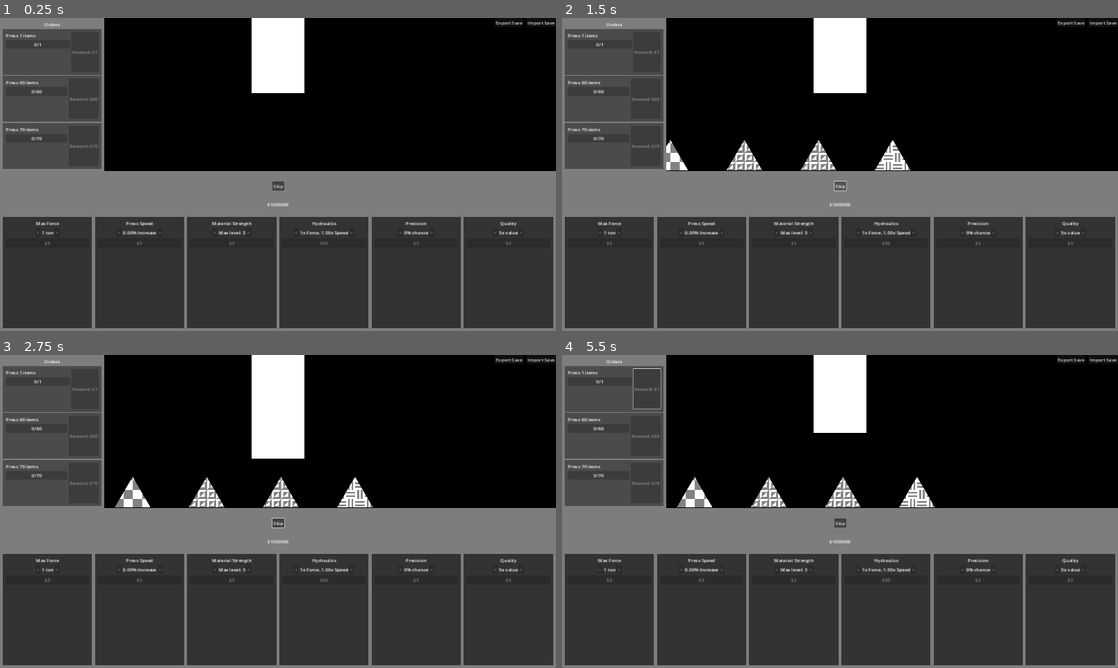
Above: before the commit, frames 1-4 (two rows, left to right).
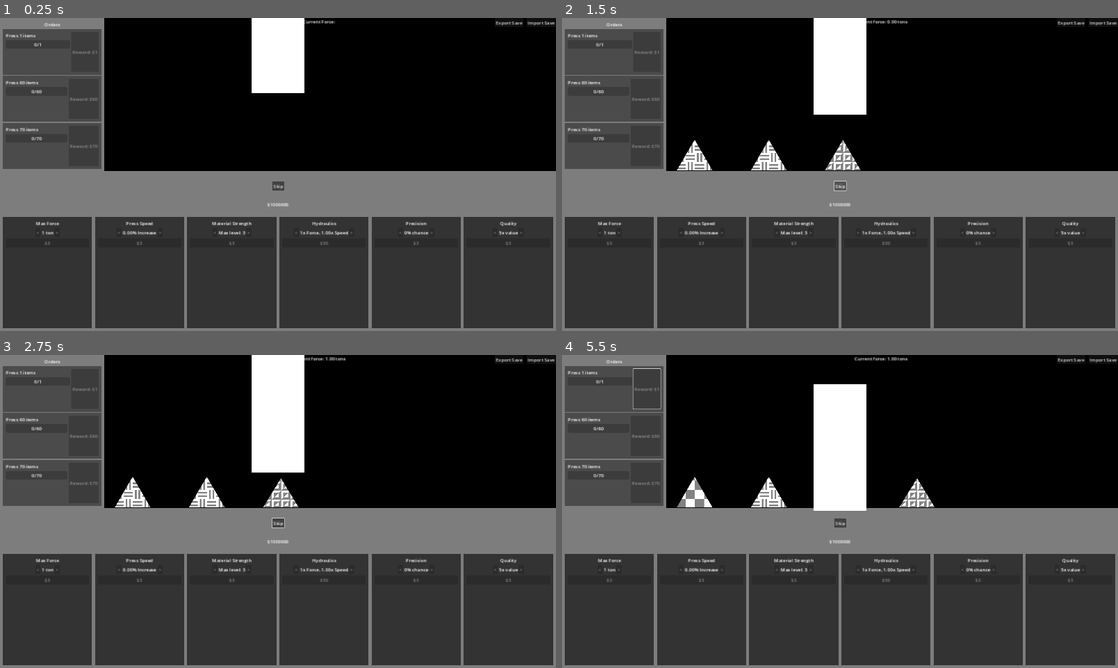
Above: after the commit, the same moments.

Repository: miyo6032/HydraulicPressIncremental
Game: Godot game, scene res://1_main.tscn
The game is run twice, just before and just after one commit, with the same random seed, the same clock (stepped at 60 frames per second) and the same inputs.
Inputs (mouse positions are in pixels of both pictures, inside the frame that each line leads up to):
- Up to frame 1 (0.25 s): no input
- Up to frame 2 (1.5 s): click "Skip" at 0.5 s; click "Skip" at 1.25 s
- Up to frame 3 (2.75 s): tap Enter at 2 s; move the mouse to (400, 495) at 2.02 s; hold Up (ui_up) from 2.03 s (still down); tap Tab at 2.1 s; click (400, 495) at 2.17 s
- Up to frame 4 (5.5 s): release Up (ui_up) at 2.75 s; click "Export Save" at 2.75 s; click "Import Save" at 3.5 s; drag from (728, 527) to (812, 574) at 4.27 s; move the mouse to (895, 442) at 5.02 s; hold Up (ui_up) from 5.03 s (still down); tap Tab at 5.1 s

The runs differ from the first frame. In frame 1, less than 0.1% of the frame differs, in the area x 54-61%, y 0-2%; in frame 2, 2.7%; in frame 3, 1.2%; in frame 4, 3.6%, in the area x 34-67%, y 0-50%.
Error in both runs: Invalid access to property or key 'input' on a base object of type 'null instance'. (res://Main.gd:95)

Commit message:
make material crushing more realistic

Diff:
--- a/1_main.tscn
+++ b/1_main.tscn
@@ -12,6 +12,7 @@
 [ext_resource type="Resource" uid="uid://5q2kvb77tv84" path="res://data/order_list.tres" id="7_hs1cp"]
 [ext_resource type="Resource" uid="uid://bv8od311mhd3g" path="res://data/upgrades/material_upgrade.tres" id="7_kusu8"]
 [ext_resource type="Script" path="res://SkipButton.gd" id="12_jbefe"]
+[ext_resource type="Script" path="res://ForceLabel.gd" id="13_ldfvq"]
 
 [node name="Main" type="Node"]
 script = ExtResource("1_kxjkt")
@@ -137,5 +138,17 @@
 text = "Skip"
 script = ExtResource("12_jbefe")
 
+[node name="ForceLabel" type="Label" parent="Control"]
+layout_mode = 1
+anchors_preset = 5
+anchor_left = 0.5
+anchor_right = 0.5
+offset_left = 121.0
+offset_right = 161.0
+offset_bottom = 23.0
+grow_horizontal = 2
+text = "Current Force:"
+script = ExtResource("13_ldfvq")
+
 [connection signal="pressed" from="Control/ExportSaveButton" to="." method="_on_export_save_button_pressed"]
 [connection signal="pressed" from="Control/ImportSaveButton" to="." method="_on_import_save_button_pressed"]
--- a/2_simulation.tscn
+++ b/2_simulation.tscn
@@ -1,13 +1,12 @@
-[gd_scene load_steps=25 format=3 uid="uid://7t1sx0r2g2tc"]
+[gd_scene load_steps=21 format=3 uid="uid://7t1sx0r2g2tc"]
 
 [ext_resource type="Script" path="res://Conveyor.gd" id="1_fnrox"]
 [ext_resource type="Script" path="res://Simulation.gd" id="1_k081r"]
 [ext_resource type="Script" path="res://Press.gd" id="1_kar5x"]
 [ext_resource type="PackedScene" uid="uid://dk1w6rtkd0p2o" path="res://crushable.tscn" id="2_eh6tc"]
-[ext_resource type="Script" path="res://CrushablePattern.gd" id="5_cpkcm"]
-[ext_resource type="Texture2D" uid="uid://dyrrngxcnttou" path="res://art/Checker.png" id="6_y61mw"]
-[ext_resource type="Texture2D" uid="uid://byuhclle15cy2" path="res://art/Lines.png" id="7_xwgti"]
-[ext_resource type="Texture2D" uid="uid://cvi3ehyrxwnn8" path="res://art/Bevel.png" id="8_bueir"]
+[ext_resource type="Resource" uid="uid://do6f1sncgx8dv" path="res://data/patterns/checker.tres" id="5_ys7td"]
+[ext_resource type="Resource" uid="uid://dvhr8tuvqttov" path="res://data/patterns/bevel.tres" id="6_85hpk"]
+[ext_resource type="Resource" uid="uid://dfs7lgi64btb6" path="res://data/patterns/line.tres" id="7_p7nga"]
 [ext_resource type="Script" path="res://CrushableShape.gd" id="9_5gtaw"]
 [ext_resource type="Texture2D" uid="uid://umar7bjgnmoo" path="res://art/Triangle.png" id="10_8sv0j"]
 [ext_resource type="Texture2D" uid="uid://bua5a4yenkjlb" path="res://art/Square.png" id="11_swhhv"]
@@ -26,21 +25,6 @@
 
 [sub_resource type="GradientTexture1D" id="GradientTexture1D_ntg4k"]
 gradient = SubResource("Gradient_fp0e2")
-
-[sub_resource type="Resource" id="Resource_j61hl"]
-script = ExtResource("5_cpkcm")
-value_multiplier = 0.5
-texture = ExtResource("6_y61mw")
-
-[sub_resource type="Resource" id="Resource_2g5bf"]
-script = ExtResource("5_cpkcm")
-value_multiplier = 1.0
-texture = ExtResource("7_xwgti")
-
-[sub_resource type="Resource" id="Resource_djm1n"]
-script = ExtResource("5_cpkcm")
-value_multiplier = 2.0
-texture = ExtResource("8_bueir")
 
 [sub_resource type="Resource" id="Resource_5jjee"]
 script = ExtResource("9_5gtaw")
@@ -78,6 +62,7 @@
 [node name="Visual" type="Node2D" parent="Press"]
 
 [node name="Sprite2D" type="Sprite2D" parent="Press/Visual"]
+z_index = 1
 position = Vector2(0, -222)
 scale = Vector2(0.710937, 437)
 texture = SubResource("GradientTexture1D_ntg4k")
@@ -94,7 +79,7 @@
 crushable_scene = ExtResource("2_eh6tc")
 crushable_spawn = NodePath("CrushableSpawn")
 move_offset = Vector2(256, 0)
-pattern = Array[ExtResource("5_cpkcm")]([SubResource("Resource_j61hl"), SubResource("Resource_2g5bf"), SubResource("Resource_djm1n")])
+pattern = Array[Resource("res://CrushablePattern.gd")]([ExtResource("5_ys7td"), ExtResource("6_85hpk"), ExtResource("7_p7nga")])
 shapes = Array[ExtResource("9_5gtaw")]([SubResource("Resource_5jjee"), SubResource("Resource_3er6u"), SubResource("Resource_7io18")])
 
 [node name="Sprite2D" type="Sprite2D" parent="Conveyor"]
--- a/Crushable.gd
+++ b/Crushable.gd
@@ -4,17 +4,25 @@
 
 var is_crushed = false
 var crush_modifiers
-var strength = 1
+var value = 1
+var crushable_pattern
+var crushable_shape
 
 func update_crush(size):
     scale.y = clamp(size / sprite.texture.get_height(), 0.1, 1)
 
+func get_current_resistance(progress):
+    return crushable_pattern.get_resistance(progress) * crushable_shape.value_multiplier
+
+func calc_crush_progress(distance_from_bottom):
+    return 1 - clamp(distance_from_bottom / sprite.texture.get_height(), 0.0, 1)
+
 func get_value():
     if is_crushed:
         if crush_modifiers.is_quality:
-            return strength * crush_modifiers.value_multiplier
+            return value * crush_modifiers.value_multiplier
         else:
-            return strength
+            return value
     return 0
 
 func set_crushed(modifiers):
@@ -28,7 +36,9 @@
         sprite.modulate = Color.from_hsv(lerpValue, 0.5, 1.0)
 
 func init(shape, pattern):
-    strength = shape.value_multiplier * pattern.value_multiplier
+    crushable_pattern = pattern
+    crushable_shape = shape
+    value = shape.value_multiplier * pattern.value_multiplier
     sprite.texture = shape.texture
     var material: ShaderMaterial = sprite.material
     material.set_shader_parameter("MainTex", pattern.texture)
--- a/CrushablePattern.gd
+++ b/CrushablePattern.gd
@@ -4,3 +4,7 @@
 
 @export var value_multiplier: float
 @export var texture: Texture2D
+@export var curve: Curve
+
+func get_resistance(progress: float):
+    return curve.sample(progress) * value_multiplier
--- /dev/null
+++ b/CrushingStep.gd
@@ -0,0 +1,6 @@
+extends Resource
+
+class_name CrushingStep
+
+@export var curve: Curve
+@export var particles_at_beginning: bool
--- a/EventBus.gd
+++ b/EventBus.gd
@@ -4,3 +4,4 @@
 signal currency_updated(value)
 signal upgrade_level_changed(upgrade_instance)
 signal skip_crushable
+signal current_force_changed(force)
--- /dev/null
+++ b/ForceLabel.gd
@@ -0,0 +1,8 @@
+extends Label
+
+
+func _ready():
+    EventBus.current_force_changed.connect(current_force_changed)
+
+func current_force_changed(force):
+    text = "Current force: %.2f tons" % force
--- a/Press.gd
+++ b/Press.gd
@@ -51,43 +51,73 @@
         quality_value_multiplier = upgrade_value
         instance.set_upgrade_label("%.0fx value" % [upgrade_value])
 
-var crush_tween
+func crush(crushable):
+    is_crushing = true
+    current_force = 0
+    current_crushable = crushable
+
 var current_crushable
+var _current_force
+var current_force: float:
+    get:
+        return _current_force
+    set(value):
+        _current_force = value
+        EventBus.current_force_changed.emit(value)
+const force_ramp_multiplier = 0.01
+const speed_multiplier = 500
+var is_crushing
 
-func crush(crushable):
-    var failed_crush = crushable.strength > crushing_power * power_hydraulic_multiplier
+func _process(delta):
+    if not is_crushing:
+        return
+
     var time = calc_crushing_time()
-    current_crushable = crushable
-    if failed_crush:
+    var speed = speed_multiplier * delta / time
+    var crush_progress = current_crushable.calc_crush_progress(final_crushing_pos.global_position.y - (visual.global_position.y - speed))
+    if crush_progress >= 1:
+        is_crushing = false
+        complete_crush(current_crushable)
         var tween = create_tween()
-        var partial_position = (final_crushing_pos.global_position - start_crushing_pos.global_position) * 0.65 + start_crushing_pos.global_position
-        tween.tween_method(update_crush.bind(crushable), start_crushing_pos.global_position, partial_position, time)
-        tween.tween_method(update_crush.bind(crushable), partial_position, start_crushing_pos.global_position, time)
+        tween.tween_callback(func(): current_force = 0).set_delay(time * 0.5)
+        tween.tween_property(visual, "global_position", start_crushing_pos.global_position, time)
         tween.tween_callback(func(): crush_finished.emit())
-        crush_tween = tween
+    if crush_progress > 0:
+        var resistance = current_crushable.get_current_resistance(crush_progress)
+        if resistance > current_force:
+            if current_force >= crushing_power:
+                is_crushing = false
+                var partial_time = (final_crushing_pos.global_position.y - visual.global_position.y) / (final_crushing_pos.global_position.y - start_crushing_pos.global_position.y)
+                var tween = create_tween()
+                tween.tween_callback(func(): current_force = 0).set_delay(time * 0.5)
+                tween.tween_property(visual, "global_position", start_crushing_pos.global_position, partial_time)
+                tween.tween_callback(func(): crush_finished.emit())
+            else:
+                current_force = clampf(current_force + speed * force_ramp_multiplier * crushing_power, 0, crushing_power)
+        else:
+            move_press_down(speed)
     else:
-        var tween = create_tween()
-        tween.tween_method(update_crush.bind(crushable), start_crushing_pos.global_position, final_crushing_pos.global_position, time)
-        tween.tween_property(visual, "global_position", start_crushing_pos.global_position, time).set_delay(time * 0.5)
-        tween.tween_callback(complete_crush.bind(crushable))
-        crush_tween = tween
+        move_press_down(speed)
+
+func move_press_down(movement):
+    visual.global_position.y += movement
+    update_crush(current_crushable)
 
 func skip_crushable():
-    if crush_tween:
-        crush_tween.kill()
-        update_crush(start_crushing_pos.global_position, current_crushable)
-        crush_finished.emit()
-        crush_tween = null
+    pass
+    #if crush_tween:
+        #crush_tween.kill()
+        #update_crush(start_crushing_pos.global_position, current_crushable)
+        #crush_finished.emit()
+        #crush_tween = null
 
 func complete_crush(crushable):
     var crush_modifiers = CrushModifiers.new()
     crush_modifiers.is_quality = quality_press_chance > randf_range(0, 1.0)
     crush_modifiers.value_multiplier = quality_value_multiplier
     crushable.set_crushed(crush_modifiers)
-    crush_finished.emit()
 
-func update_crush(pos, crushable):
-    visual.global_position = pos
+func update_crush(crushable):
     crushable.update_crush(final_crushing_pos.global_position.y - visual.global_position.y)
 
 func calc_crushing_time():
--- /dev/null
+++ b/data/patterns/bevel.tres
@@ -0,0 +1,14 @@
+[gd_resource type="Resource" script_class="CrushablePattern" load_steps=4 format=3 uid="uid://dvhr8tuvqttov"]
+
+[ext_resource type="Script" path="res://CrushablePattern.gd" id="1_qyh4g"]
+[ext_resource type="Texture2D" uid="uid://cvi3ehyrxwnn8" path="res://art/Bevel.png" id="2_nvtn5"]
+
+[sub_resource type="Curve" id="Curve_1l3lx"]
+_data = [Vector2(0, 0.787895), 0.0, 0.0, 0, 0, Vector2(1, 0.979474), 0.559532, 0.0, 0, 0]
+point_count = 2
+
+[resource]
+script = ExtResource("1_qyh4g")
+value_multiplier = 2.0
+texture = ExtResource("2_nvtn5")
+curve = SubResource("Curve_1l3lx")
--- /dev/null
+++ b/data/patterns/checker.tres
@@ -0,0 +1,14 @@
+[gd_resource type="Resource" script_class="CrushablePattern" load_steps=4 format=3 uid="uid://do6f1sncgx8dv"]
+
+[ext_resource type="Script" path="res://CrushablePattern.gd" id="1_cxs4w"]
+[ext_resource type="Texture2D" uid="uid://dyrrngxcnttou" path="res://art/Checker.png" id="2_wa58e"]
+
+[sub_resource type="Curve" id="Curve_ld2hm"]
+_data = [Vector2(0, 0.504573), 0.0, 0.0, 0, 0, Vector2(1, 1), 1.07012, 0.0, 0, 0]
+point_count = 2
+
+[resource]
+script = ExtResource("1_cxs4w")
+value_multiplier = 0.5
+texture = ExtResource("2_wa58e")
+curve = SubResource("Curve_ld2hm")
--- /dev/null
+++ b/data/patterns/line.tres
@@ -0,0 +1,14 @@
+[gd_resource type="Resource" script_class="CrushablePattern" load_steps=4 format=3 uid="uid://dfs7lgi64btb6"]
+
+[ext_resource type="Script" path="res://CrushablePattern.gd" id="1_tloxp"]
+[ext_resource type="Texture2D" uid="uid://byuhclle15cy2" path="res://art/Lines.png" id="2_n2t24"]
+
+[sub_resource type="Curve" id="Curve_wuqqo"]
+_data = [Vector2(0, 0), 0.0, 0.0, 0, 0, Vector2(0.295812, 0.00403225), 0.0, 0.0, 0, 0, Vector2(0.5, 0.495464), 0.395214, 0.395214, 0, 0, Vector2(0.759162, 0.502016), 0.0, 0.0, 0, 0, Vector2(1, 0.993448), 0.0, 0.0, 0, 0]
+point_count = 5
+
+[resource]
+script = ExtResource("1_tloxp")
+value_multiplier = 1.0
+texture = ExtResource("2_n2t24")
+curve = SubResource("Curve_wuqqo")
Not shown: 1 places in 1_main.tscn that only renumber resources
